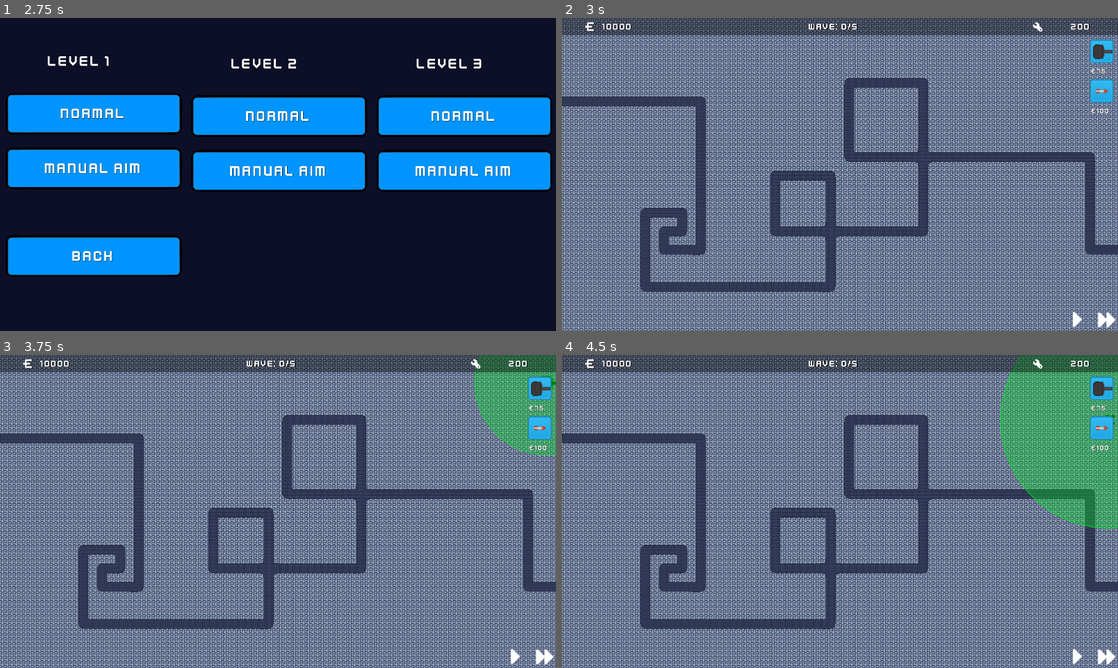
Above: before the commit, frames 1-4 (two rows, left to right).
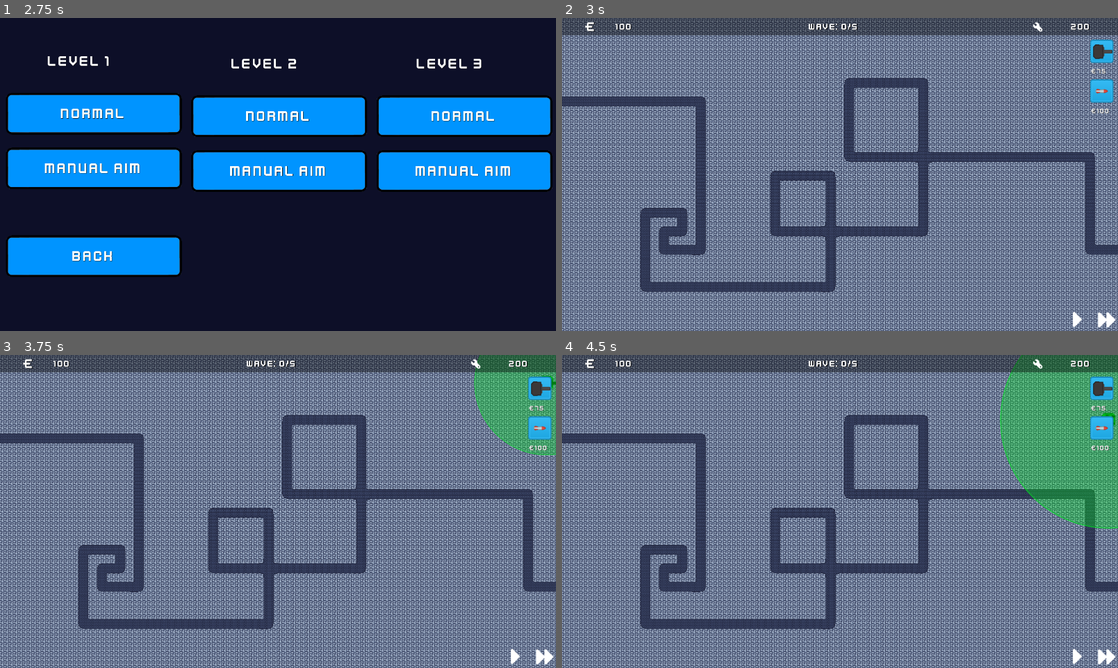
Above: after the commit, the same moments.

Repository: Sondervick/PWS-TowerDefense-Game
Game: Godot game, scene res://Scenes/scene_handler.tscn
The game is run twice, just before and just after one commit, with the same random seed, the same clock (stepped at 60 frames per second) and the same inputs.
Inputs (mouse positions are in pixels of both pictures, inside the frame that each line leads up to):
- Up to frame 1 (2.75 s): click "SELECT LEVEL" at 0.5 s; click "LEVEL 1" at 1.25 s; click "LEVEL 1" at 2 s
- Up to frame 2 (3 s): click "NORMAL" at 2.75 s
- Up to frame 3 (3.75 s): click (539, 389) at 3.5 s
- Up to frame 4 (4.5 s): click (1101, 426) at 4.25 s

Frame 1 is identical in both runs. In frame 2, less than 0.1% of the frame differs, in the area x 7-11%, y 1-4%; in frame 3, less than 0.1%; in frame 4, less than 0.1%, in the area x 7-100%, y 1-23%.

Commit message:
quick fixes
aaaaa bugs

Diff:
--- a/Scenes/GameScene.gd
+++ b/Scenes/GameScene.gd
@@ -11,7 +11,7 @@
 var build_type
 
 var base_health = 200
-var start_money = 10000
+var start_money = 100
 
 var current_wave = 0
 var enemies_in_wave = 0
--- a/Scenes/Towers/missile_tier_1.tscn
+++ b/Scenes/Towers/missile_tier_1.tscn
@@ -1,8 +1,7 @@
-[gd_scene load_steps=7 format=3 uid="uid://m6nnyk6knyv7"]
+[gd_scene load_steps=6 format=3 uid="uid://m6nnyk6knyv7"]
 
 [ext_resource type="Script" path="res://Scenes/Towers/missile_tier_1.gd" id="1_ddesl"]
-[ext_resource type="Texture2D" uid="uid://xav615l77pm7" path="res://Assets/Towers/towerDefense_tile180.png" id="1_urp8q"]
-[ext_resource type="Texture2D" uid="uid://c26te5pj4eeoh" path="res://Assets/Towers/towerDefense_tile228.png" id="2_xvxaq"]
+[ext_resource type="Texture2D" uid="uid://dt0fhwg7iwabt" path="res://Assets/Towers/TurretBase1.png" id="2_0whw6"]
 [ext_resource type="Texture2D" uid="uid://c1rcipllvpvot" path="res://Assets/Towers/towerDefense_tile251.png" id="3_m2c1i"]
 
 [sub_resource type="StyleBoxEmpty" id="StyleBoxEmpty_h8udk"]
@@ -27,10 +26,9 @@
 flat = true
 
 [node name="Base" type="Sprite2D" parent="."]
-texture = ExtResource("1_urp8q")
+texture = ExtResource("2_0whw6")
 
 [node name="Turret" type="Sprite2D" parent="."]
-texture = ExtResource("2_xvxaq")
 
 [node name="Missile1" type="Sprite2D" parent="Turret"]
 texture = ExtResource("3_m2c1i")
